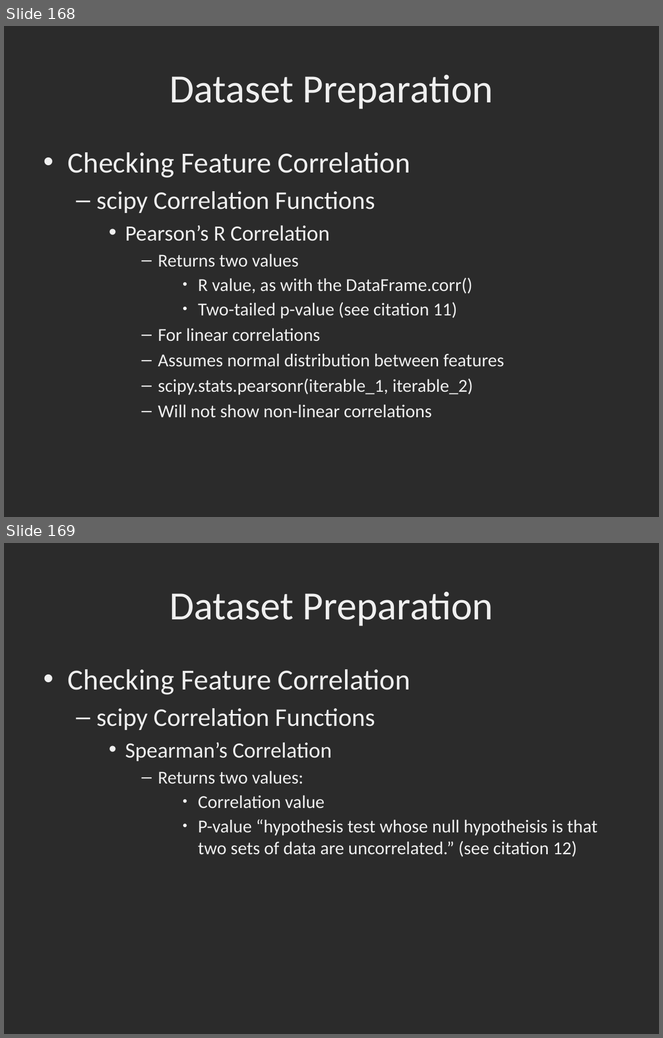
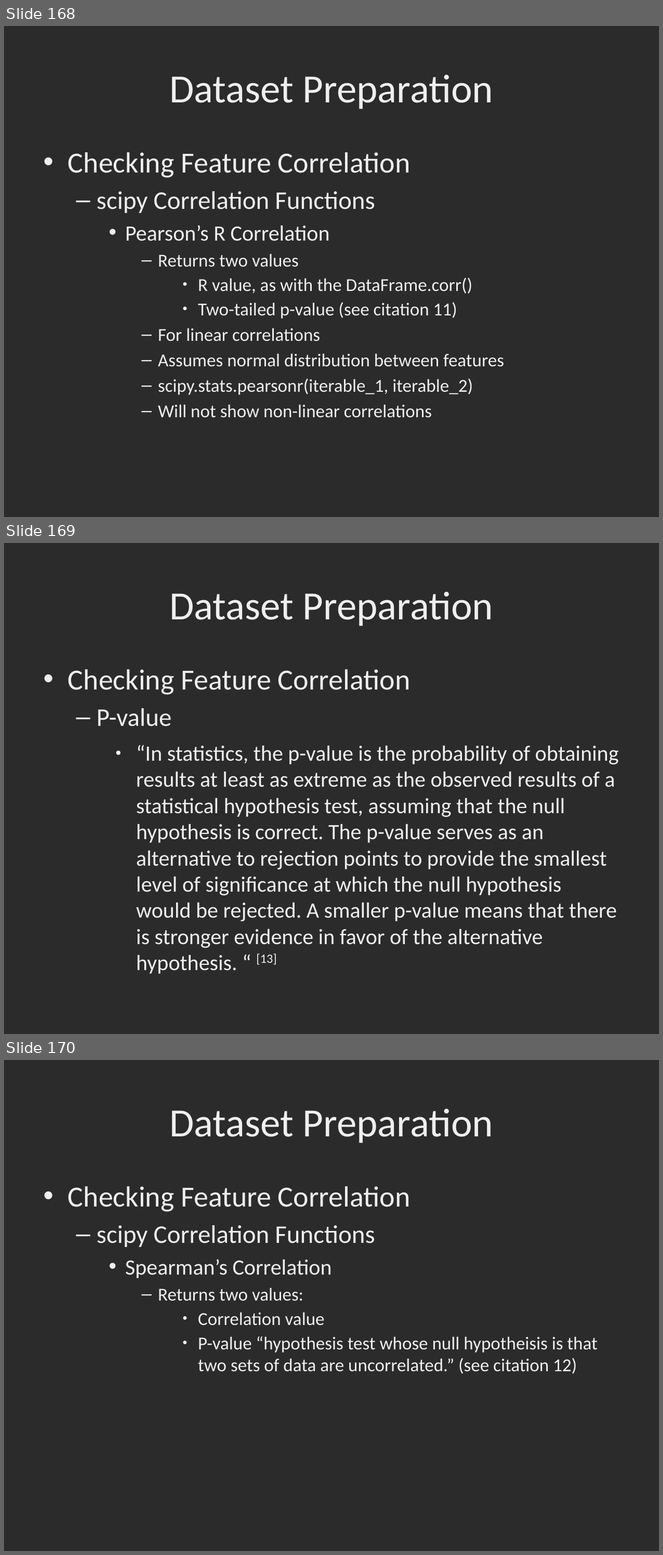
Before and after one commit to dbowmans46/PracticalProgramming, a slide deck: Session 7 - Python/Instructional Material/Session 7 - Python Brief Intro to Machine Learning with Scikit Learn.odp. Shown one above the other, each under a label of ours: slides 168 and 169 before the commit, slides 168, 169 and 170 after it. The pictures are 663x1038 and 663x1555 pixels, drawn with LibreOffice and Linux fonts; fonts in the diff are those of the drawing; background and template pictures are left out; a plain dark background stands for a picture behind light text. Boxes give left, top, right and bottom in pixels: in the first picture for what was removed or moved away, otherwise in the second. Text is boxed around its words. In the diff, an @@ line names an element or a change of style, - is before the commit and + after.

Commit message:
Added explanation of p-value along with citation. Reinforcement of how to check correlations.

```diff
--- a/Session 7 - Python/Instructional Material/Session 7 - Python Brief Intro to Machine Learning with Scikit Learn.odp
+++ b/Session 7 - Python/Instructional Material/Session 7 - Python Brief Intro to Machine Learning with Scikit Learn.odp
@@ slide 169 added at [4,543,659,1034], background picture (left out) @@
@@ title added at [169,592,494,626], 44 pt, text #EFEFEF @@
+Dataset Preparation
@@ text added at [68,669,619,974], 24 pt, text #EFEFEF @@
+• Checking Feature Correlation
+  – P-value
+    ● “In statistics, the p-value is the probability of obtaining results at least as extreme as the observed results of a statistical hypothesis test, assuming that the null hypothesis is correct. The p-value serves as an alternative to rejection points to provide the smallest level of significance at which the null hypothesis would be rejected. A smaller p-value means that there is stronger evidence in favor of the alternative hypothesis. “ [13]
@@ what was slide 169 is now slide 170 @@
```
Also in this commit, not shown: 8 other slides added, 1 slide removed, 1 other file.
